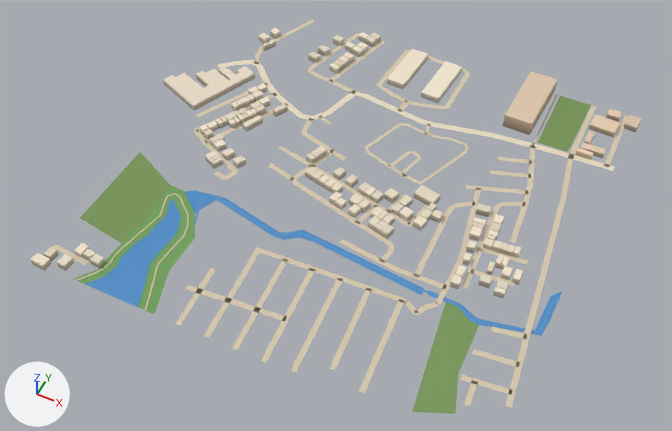
The glTF model public/assets/bengaluru-region-v1/tiles/t30_5-l0.glb, before and after one commit.
One viewpoint serves both versions: a 50 mm camera at (15551.0, 2092.0, 760.0) aimed at (15239.0, 2717.0, -22.0). Arrows for +X, +Y and +Z are at lower left; the lights stay in place. The picture after the commit comes second. Vertices at exactly the same position are counted once.

Objects in the first picture: 'building', 'ground', 'water'.
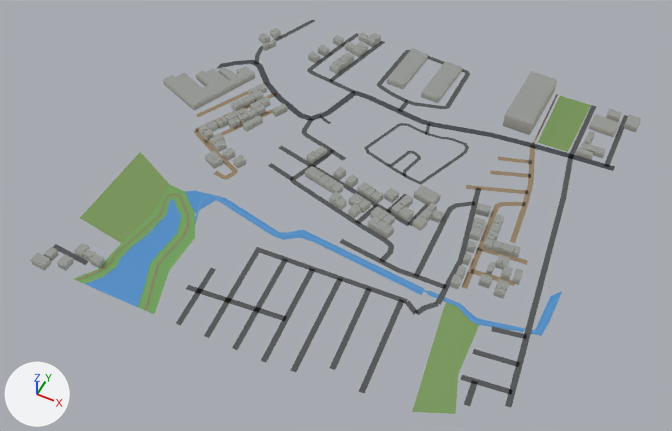
Location of each change, [x1, y1, x2, y2] in pixels of the pictures (672 x 431 px; the box of a moved part takes in the faces that stretch with it):
part 1 of me_building, recoloured
    both: [30, 28, 642, 297]
part 2 of me_ground, moved or reshaped
    before: [218, 19, 502, 228]
    after: [216, 20, 502, 228]
part 3 of me_ground, moved or reshaped
    before: [532, 94, 628, 165]
    after: [532, 94, 628, 167]
part 4 of me_ground, moved or reshaped
    before: [175, 290, 288, 362]
    after: [176, 290, 288, 363]
part 5 of me_ground, moved or reshaped (not visible before)
    after: [223, 159, 237, 171]
part 6 of me_ground, recoloured
    both: [53, 30, 616, 408]

The edits, one by one:
me_building is used by ob_building; location (15000.0, 2500.0, 0.0).
me_building had 1066 vertices, 1345 faces and spanned x -43.0..507.0, y -4.0..508.0, z 0.0..18.0.
me_building now has 1066 vertices, 1624 faces and spans x -43.0..507.0, y -4.0..508.0, z 0.0..18.0.
me_building part 1: 1345 kept faces spanning x -43.0..507.0, y -4.0..508.0, z 0.0..18.0 get new vertex colours.
me_ground is used by ob_ground; location (15000.0, 2500.0, 0.0).
me_ground had 828 vertices, 760 faces and spanned x -3.0..500.0, y -1.0..501.0, z 1.0.
me_ground now has 834 vertices, 766 faces and spans x 0.0..500.0, y 0.0..500.0, z 1.0.
me_ground part 2: 28 vertices moved from x -3.0..403.0, y 290.0..487.0, z 1.0 to x 0.0..403.0, y 289.0..488.0, z 1.0; 13 vertices removed from x 62.0..312.0, y 282.0..501.0, z 1.0; 19 vertices added at x 61.0..313.0, y 283.0..500.0, z 1.0.
me_ground part 3: 6 vertices moved from x 403.0..493.0, y 433.0..436.0, z 1.0 to x 403.0..493.0, y 436.0..441.0, z 1.0; 6 vertices removed from x 402.0..493.0, y 467.0..468.0, z 1.0; 6 vertices added at x 402.0..493.0, y 472.0..478.0, z 1.0.
me_ground part 4: 8 vertices removed from x 168.0..271.0, y 22.0..27.0, z 1.0; 8 vertices added at x 169.0..271.0, y 11.0..26.0, z 1.0.
me_ground part 5: 1 vertex removed from x 113.0, y 206.0, z 1.0; 1 vertex added at x 112.0, y 207.0, z 1.0.
me_ground part 6: 524 kept faces spanning x 0.0..499.0, y 0.0..498.0, z 1.0 get new vertex colours; the middle colour goes from beige #d7c9ae to dark grey #535556.
Other edits to the shape of me_ground do not show in these pictures.
